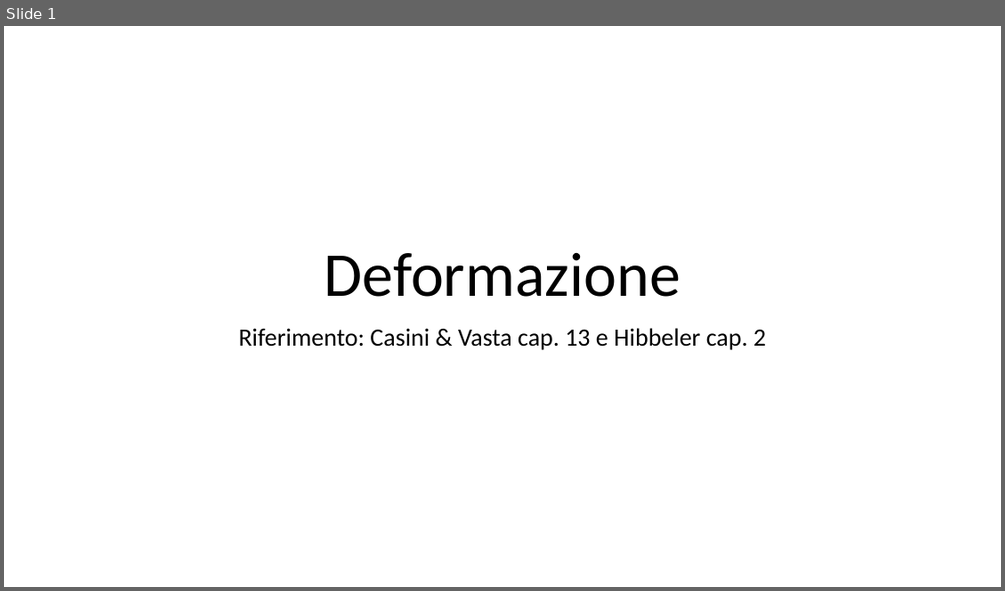
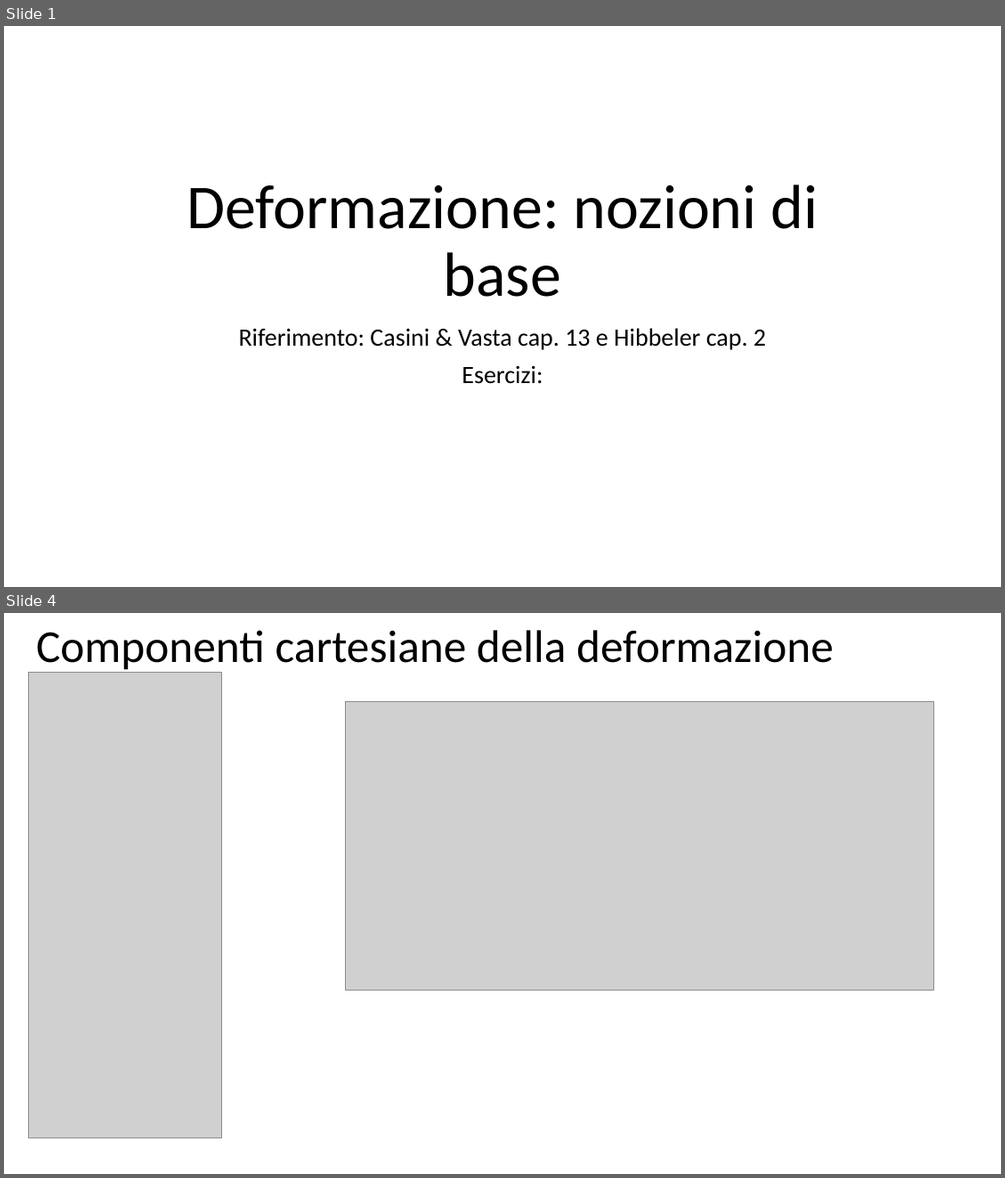
Before and after one commit to giuseppetomassetti/SdC, a slide deck: lezioni/deformazione.pptx. Shown one above the other, each under a label of ours: slide 1 before the commit, slides 1 and 4 after it; the slides between them are not shown. The pictures are 1005x591 and 1005x1178 pixels, drawn with LibreOffice and Linux fonts; fonts in the diff are those of the drawing; grey boxes stand for pictures. Boxes give left, top, right and bottom in pixels: in the first picture for what was removed or moved away, otherwise in the second. Text is boxed around its words. In the diff, an @@ line names an element or a change of style, - is before the commit and + after.

```diff
--- a/lezioni/deformazione.pptx
+++ b/lezioni/deformazione.pptx
@@ slide 4 added at (4,613,1001,1174), background #FFFFFF @@
@@ title added at (36,630,833,673), 44 pt, text #000000 @@
+Componenti cartesiane della deformazione
@@ picture added at (29,672,222,1138) @@
@@ picture added at (346,702,933,990) @@
@@ slide 1 changed as well @@
@@ title at (186,184,818,297): text changed @@
-Deformazione
+Deformazione: nozioni di base
@@ subtitle at (461,365,542,384): paragraph added @@
+Esercizi:
```
Also in this commit, not shown: 3 other slides added, 1 slide removed, 15 other files.
